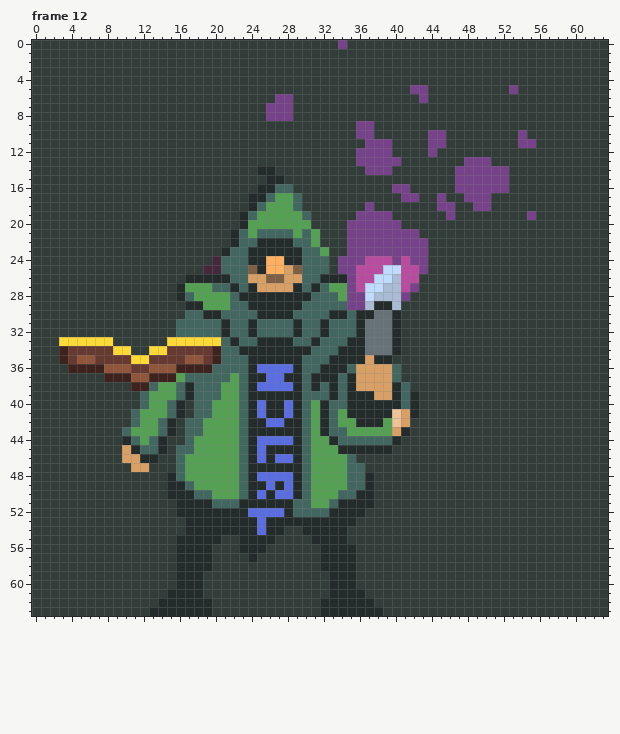
A pixel-art file gets an edit: 37.aseprite. Above is the file before it was changed.
64x64 pixels, 16 frames. Shown: frame 12.
After:
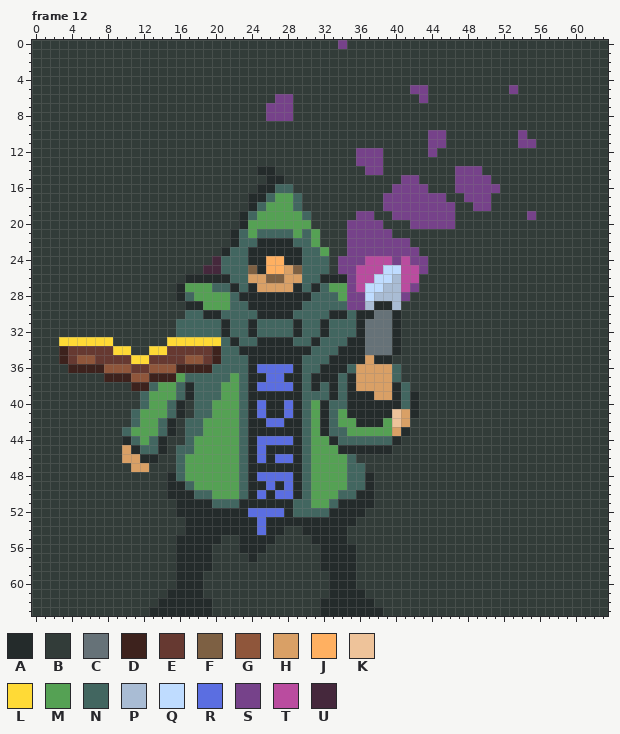
Palette (. is transparent): A #242b2b  B #323c39  C #667278  D #3d221d  E #663931  F #7d6043  G #8f563b  H #d9a066  J #ffb061  K #eec39a  L #ffda36  M #55a154  N #426660  P #a9bcd4  Q #bfdcff  R #5b6ee1  S #76428a  T #ba4c9f  U #45283c
Diff:
Frame 12, layer "fire":
Colour S becomes colour B in rows 9 to 10 at x 36 to 37; in row 11 at x 37 to 39; in row 12 at x 39; in row 13 at x 39 to 40 and 48 to 50; in row 14 at x 39 and 50 to 52; in row 15 at x 51 to 52.
Colour S becomes colour B in row 16 at x 52; in row 18 at x 37; in row 19 at x 38 to 39; in row 20 at x 39 to 40; in row 21 at x 40 to 42; in row 22 at x 42 to 43.
Colour S becomes colour B in row 23 at x 43.
Colour B becomes colour S in row 15 at x 41 to 42; in row 16 at x 42 to 43; in row 17 at x 39 to 40 and 43 to 44; in row 18 at x 39 to 44; in row 19 at x 40 to 45; in row 20 at x 42 to 46.
Boxes around the changes in both pictures, in picture pixels (x1, y1, x2, y2):
changed: (356, 121, 455, 256)
changed: (464, 157, 509, 193)
